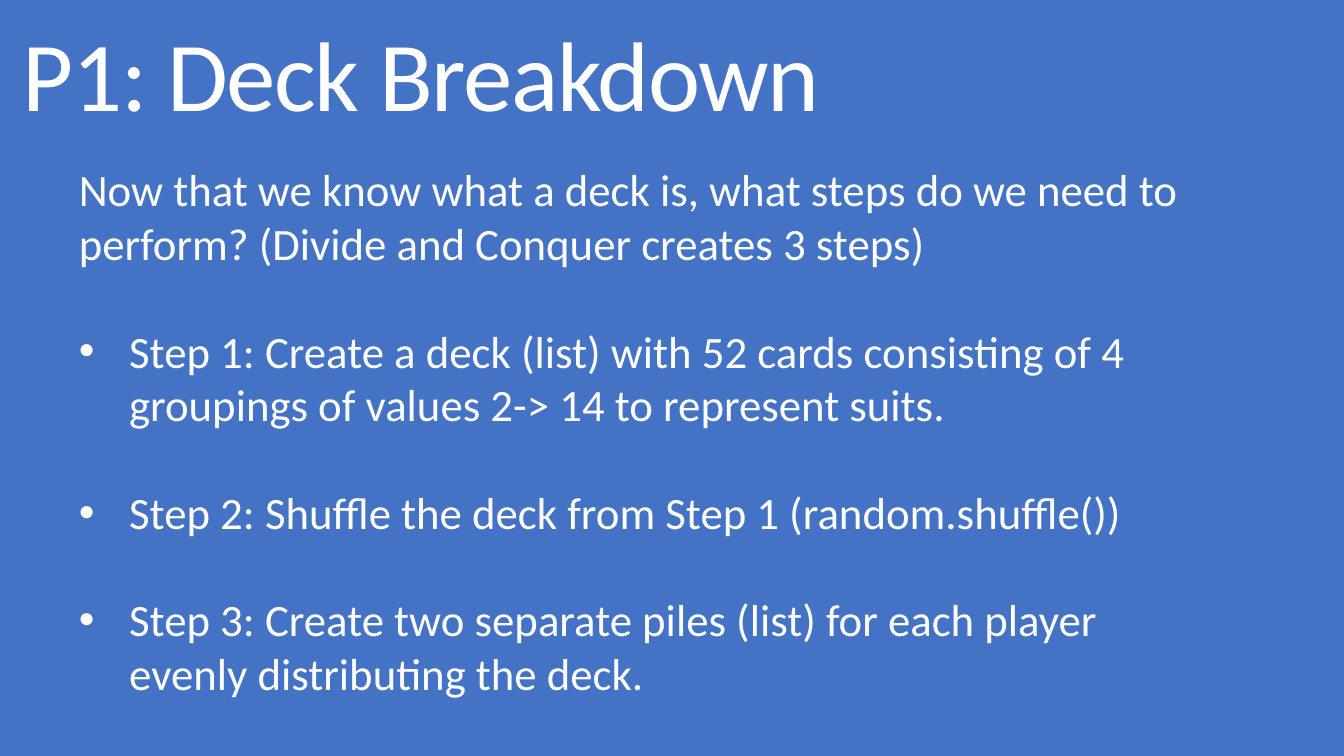
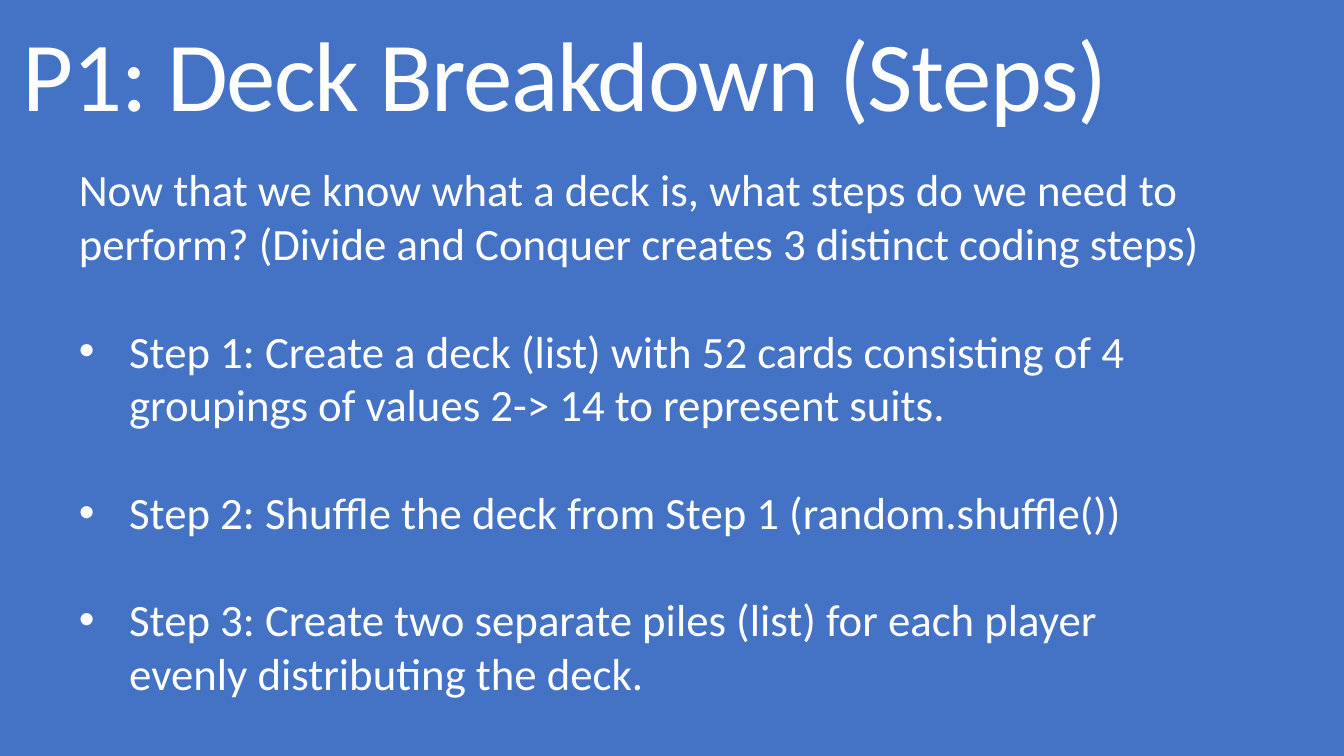
Before and after one commit to grecoe/teals, a slide deck: slide 6 of 5_presentations/DivideAndConquer.pptx. Drawn at 1344x756 pixels with LibreOffice and Linux fonts; fonts in the diff are those of the drawing. Boxes give left, top, right and bottom in pixels: in the first picture for what was removed or moved away, otherwise in the second. Text is boxed around its words. In the diff, an @@ line names an element or a change of style, - is before the commit and + after.

Commit message:
Clean up Divide and Conquer slides

```diff
--- a/5_presentations/DivideAndConquer.pptx
+++ b/5_presentations/DivideAndConquer.pptx
@@ title at [23, 39, 1107, 127]: text changed @@
-P1: Deck Breakdown
+P1: Deck Breakdown (Steps)
@@ text at [79, 175, 1198, 268]: text changed @@
-Now that we know what a deck is, what steps do we need to perform? (Divide and Conquer creates 3 steps)
+Now that we know what a deck is, what steps do we need to perform? (Divide and Conquer creates 3 distinct coding steps)
```
Also in this commit, not shown: 9 other slides changed, 1 slide added, 1 slide removed, 1 other file.
